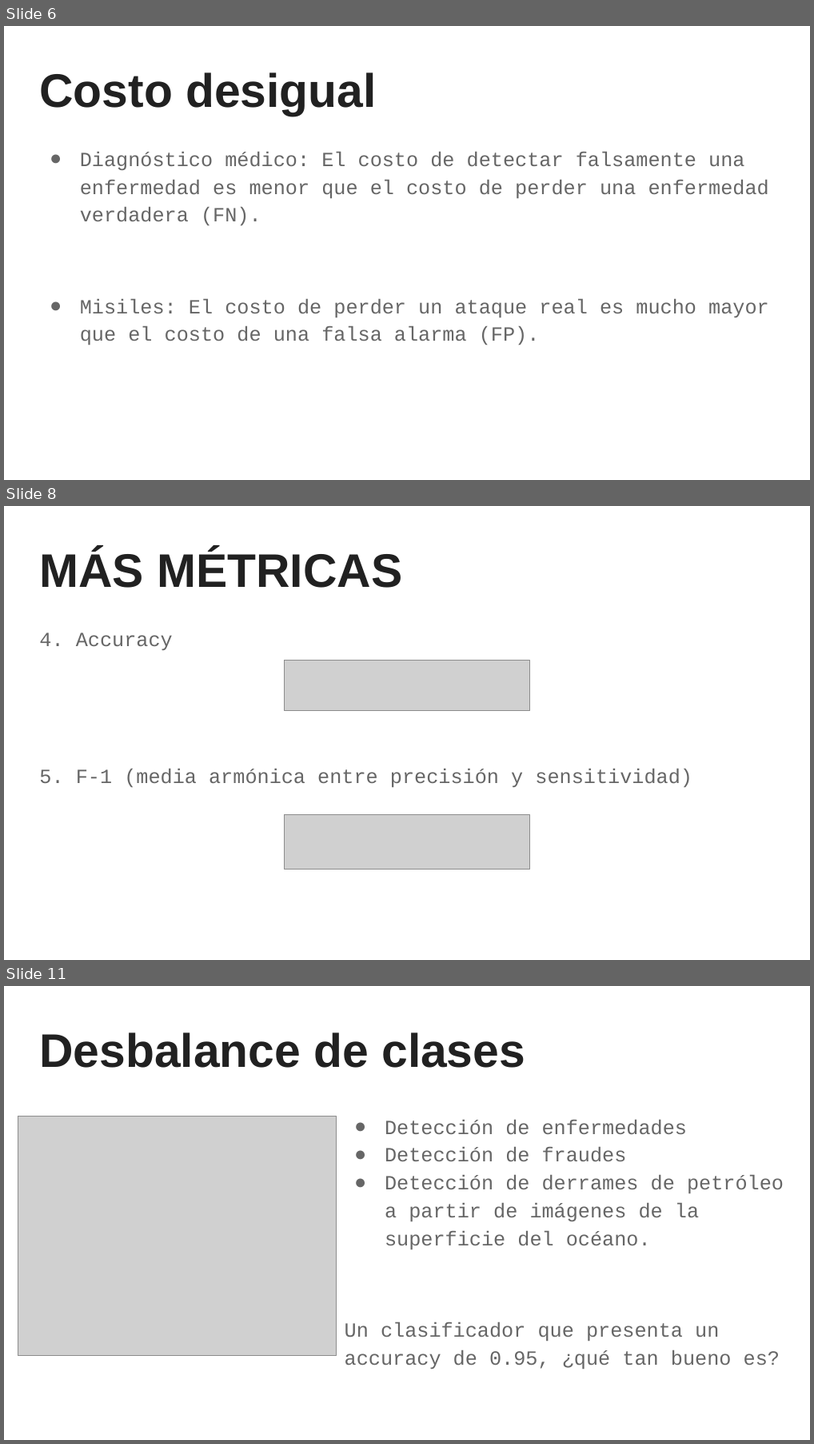
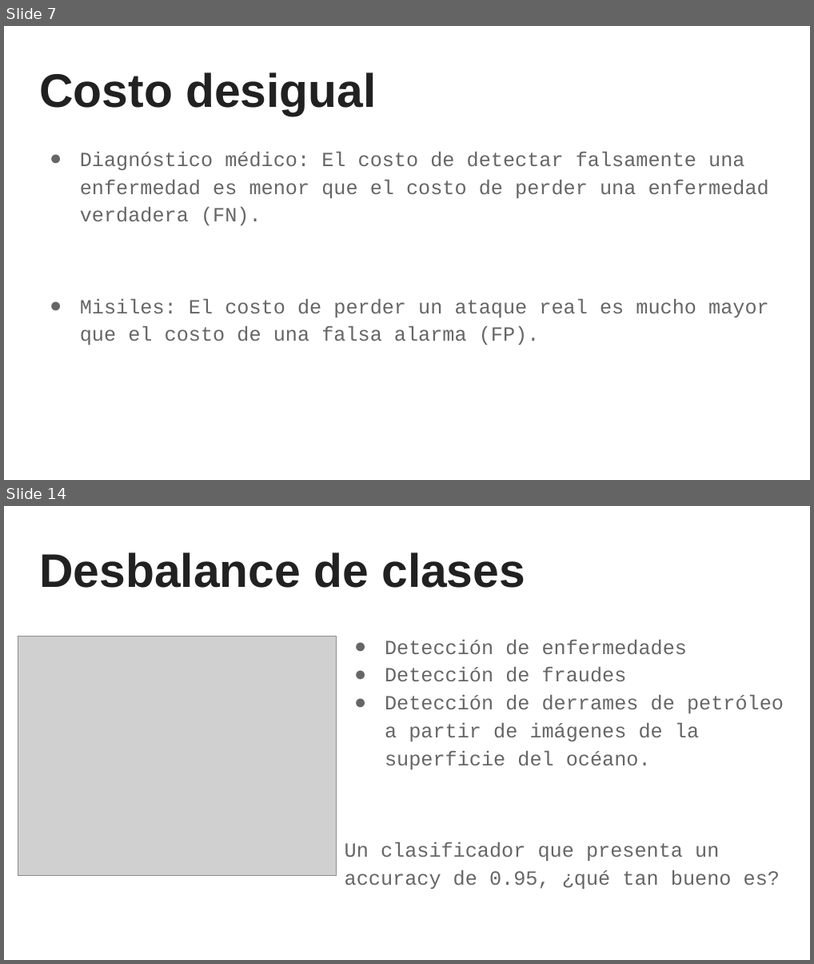
Before and after one commit to sainosmichelle/sainosmichelle.github.io, a slide deck: assets/files/Tema5/5. Rendimiento de los modelos.pptx. Shown one above the other, each under a label of ours: slides 6, 8 and 11 before the commit, slides 7 and 14 after it; the slides between them are not shown. The pictures are 814x1444 and 814x964 pixels, drawn with LibreOffice and Linux fonts; fonts in the diff are those of the drawing; grey boxes stand for pictures. Boxes give left, top, right and bottom in pixels: in the first picture for what was removed or moved away, otherwise in the second. Text is boxed around its words. In the diff, an @@ line names an element or a change of style, - is before the commit and + after.

```diff
--- a/assets/files/Tema5/5. Rendimiento de los modelos.pptx
+++ b/assets/files/Tema5/5. Rendimiento de los modelos.pptx
@@ slide 8 removed at [4, 506, 810, 960], background #FFFFFF @@
@@ title removed at [39, 549, 402, 588] @@
-MÁS MÉTRICAS
@@ text removed at [39, 632, 693, 787] @@
-4. Accuracy
-5. F-1 (media armónica entre precisión y sensitividad)
@@ picture removed at [285, 660, 530, 711] @@
@@ picture removed at [285, 814, 530, 869] @@
@@ what was slide 6 is now slide 7 @@
@@ what was slide 11 is now slide 14 @@
```
Also in this commit, not shown: 7 slides changed, 5 slides added, 1 other slide removed, 3 other files.
